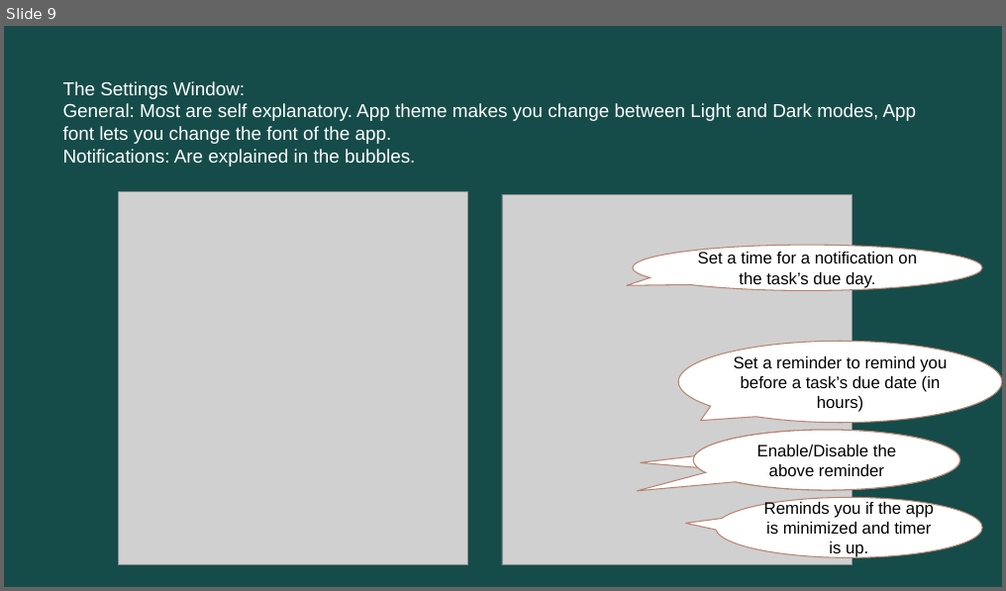
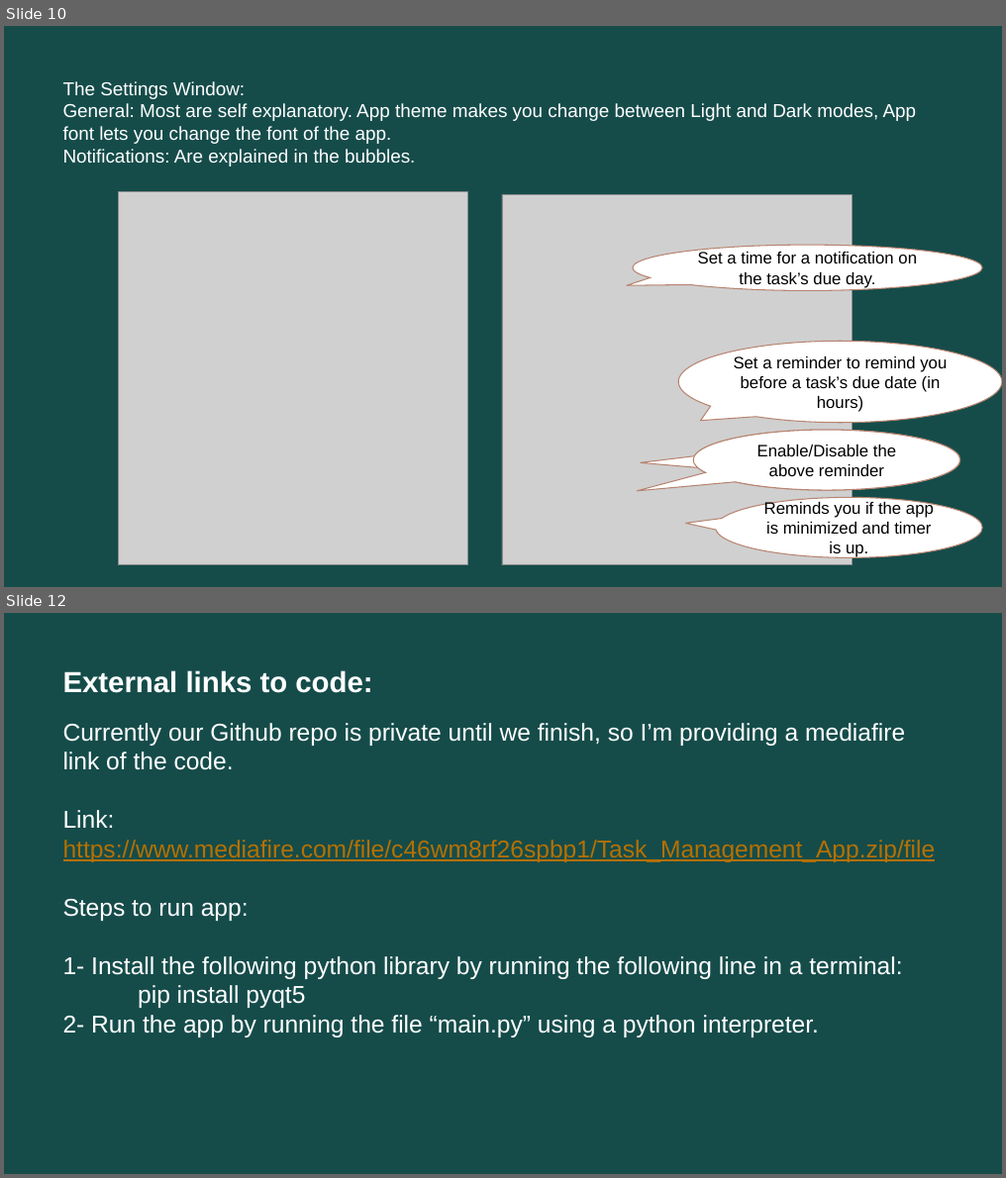
Before and after one commit to BadrGello/Task-Management-App, a slide deck: Documents/Milestone 1.pptx. Shown one above the other, each under a label of ours: slide 9 before the commit, slides 10 and 12 after it; the slides between them are not shown. The pictures are 1006x591 and 1006x1178 pixels, drawn with LibreOffice and Linux fonts; fonts in the diff are those of the drawing; grey boxes stand for pictures. Boxes give left, top, right and bottom in pixels: in the first picture for what was removed or moved away, otherwise in the second. Text is boxed around its words. In the diff, an @@ line names an element or a change of style, - is before the commit and + after.

```diff
--- a/Documents/Milestone 1.pptx
+++ b/Documents/Milestone 1.pptx
@@ slide 12 added at (4,613,1002,1174), background #0B2827; not listed: 1 template element that a slide beside it also shows @@
@@ title added at (63,670,372,693), 28 pt, text #FFFFFF, bold @@
+External links to code:
@@ text added at (63,723,936,1038), 23.4 pt, text #FFFFFF @@
+Currently our Github repo is private until we finish, so I’m providing a mediafire link of the code.
+Link: https://www.mediafire.com/file/c46wm8rf26spbp1/Task_Management_App.zip/file
+Steps to run app:
+1- Install the following python library by running the following line in a terminal:
+pip install pyqt5
+2- Run the app by running the file “main.py” using a python interpreter.
@@ what was slide 9 is now slide 10 @@
```
Also in this commit, not shown: 1 slide changed, 1 other slide added, 1 other file.
